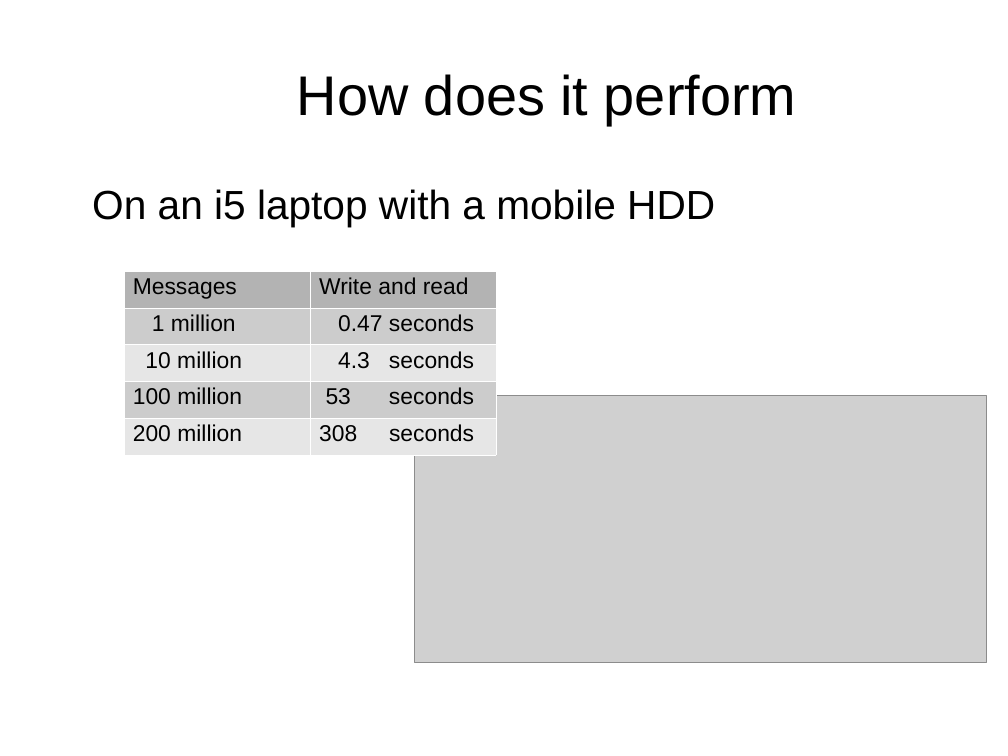
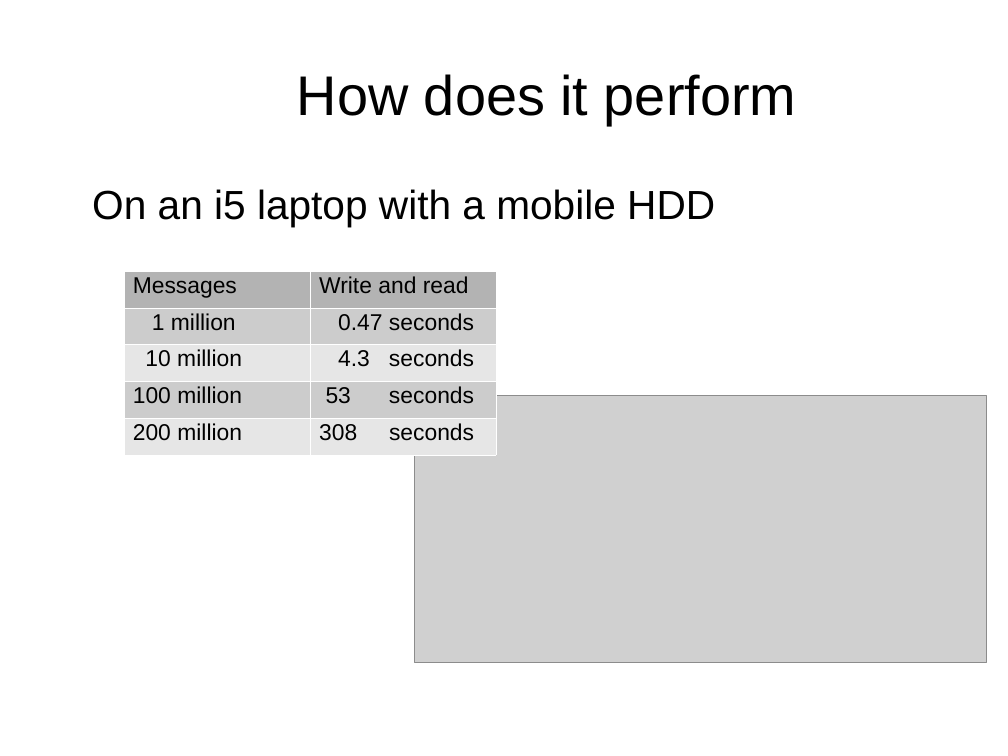
Before and after one commit to Vanilla-Java/Presentations, a slide deck: slide 11 of Introduction to Chronicle.ppt. Drawn at 1008x756 pixels with LibreOffice and Linux fonts; fonts in the diff are those of the drawing; grey boxes stand for pictures; background and template pictures are left out. Boxes give left, top, right and bottom in pixels: in the first picture for what was removed or moved away, otherwise in the second. Text is boxed around its words. In the diff, an @@ line names an element or a change of style, - is before the commit and + after.

```diff
--- a/Introduction to Chronicle.ppt
+++ b/Introduction to Chronicle.ppt
@@ table at (123,271,497,455) @@
@@ line spacing 0.93 to 0.87 @@
```
Also in this commit, not shown: 1 other slide changed, 1 other file.
